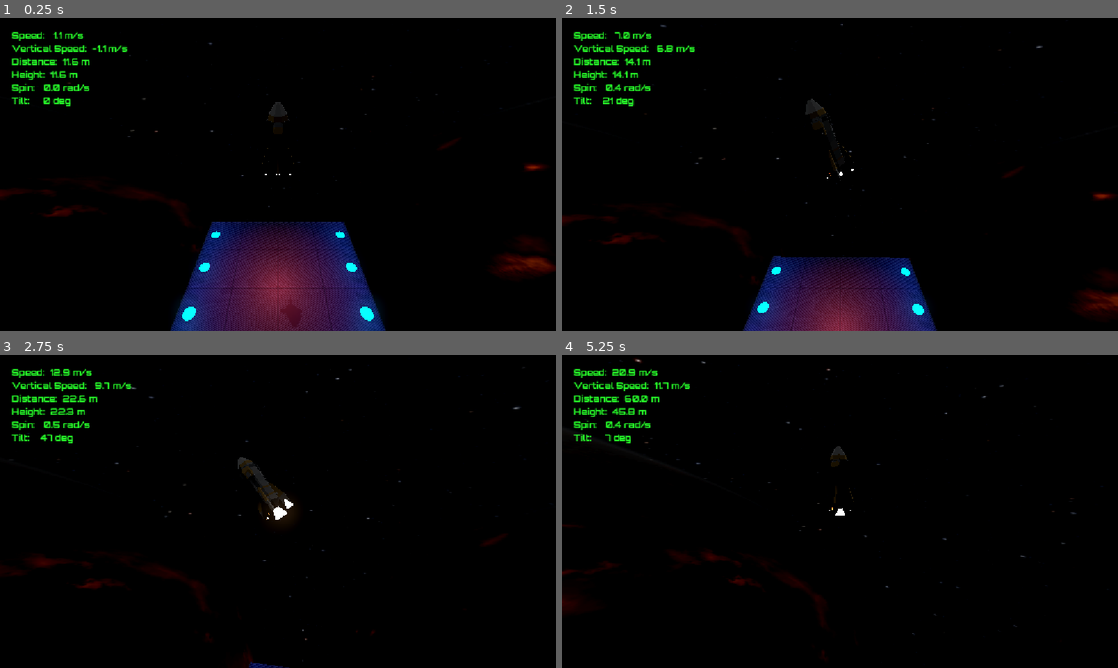
Above: before the commit, frames 1-4 (two rows, left to right).
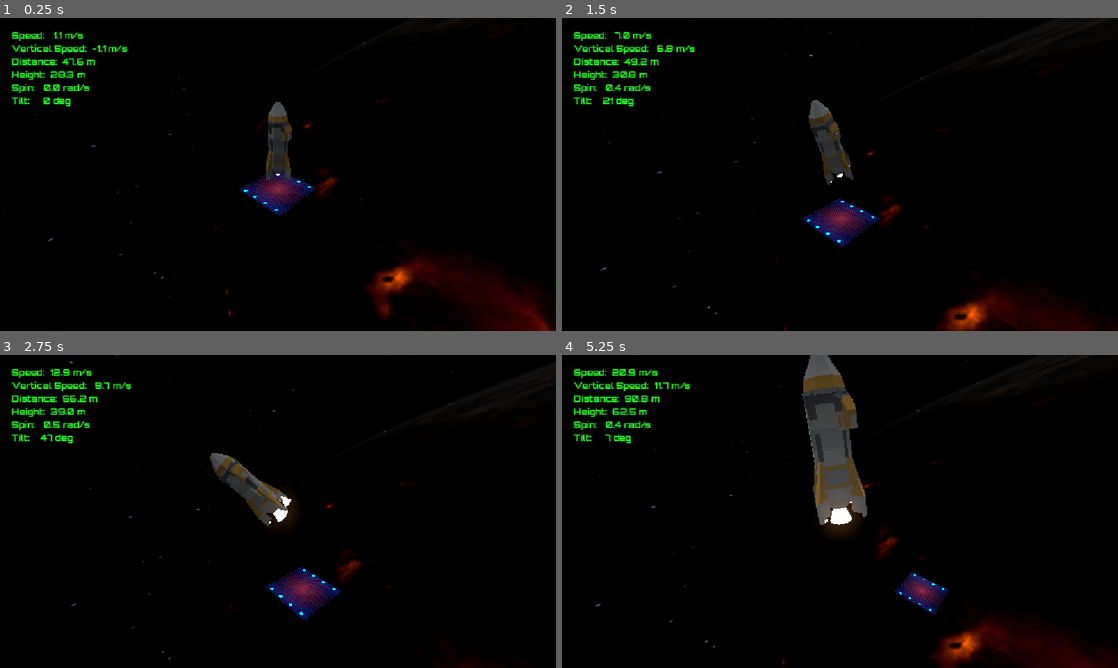
Above: after the commit, the same moments.

Repository: ChristiannYa/lander
Game: Godot game, scene res://scenes/game/game.tscn
Two runs of this game, one before a commit and one after it. Both use one fixed random seed, a clock stepped at 60 frames per second and the inputs below.
Inputs:
- Up to frame 1 (0.25 s): no input
- Up to frame 2 (1.5 s): hold L (roll_right) 0.53-1.28 s; hold W (thust) 0.53-1.28 s; hold J (pitch_down) from 1.28 s (still down); tap W (thust) at 1.35 s
- Up to frame 3 (2.75 s): release J (pitch_down) at 2.03 s; hold L (roll_right) from 2.03 s (still down); hold W (thust) from 2.03 s (still down)
- Up to frame 4 (5.25 s): release L (roll_right) at 2.78 s; release W (thust) at 2.78 s; hold K (pitch_up) 2.78-3.53 s; tap W (thust) at 2.85, 4.35 s; hold W (thust) 3.53-4.28 s; hold H (roll_left) 3.53-5.03 s; hold J (pitch_down) from 5.03 s (still down); hold W (thust) from 5.03 s (still down)

The runs differ from the first frame. In frame 1, 18% of the frame differs, in the area x 0-100%, y 2-100%; in frame 2, 13%; in frame 3, 3.5%; in frame 4, 8.4%.

Commit message:
16-camera-improved

Diff:
--- a/scenes/game/game.tscn
+++ b/scenes/game/game.tscn
@@ -27,12 +27,13 @@
 light_energy = 0.1
 shadow_enabled = true
 
-[node name="RocketCam" parent="." unique_id=787684630 node_paths=PackedStringArray("rocket") instance=ExtResource("2_lfrn8")]
+[node name="RocketCam" parent="." unique_id=787684630 node_paths=PackedStringArray("rocket", "landing_pad") instance=ExtResource("2_lfrn8")]
 transform = Transform3D(0.99999994, 0, 0, 0, 1, 0, 0, 0, 0.99999994, 0, 0, 0)
 rocket = NodePath("../Rocket")
+landing_pad = NodePath("../LandingPad")
 
 [node name="Rocket" parent="." unique_id=38822162 node_paths=PackedStringArray("landing_pad") instance=ExtResource("1_7h61r")]
-transform = Transform3D(1, 0, 0, 0, 1, 0, 0, 0, 1, 0, 11.751322, 0)
+transform = Transform3D(1, 0, 0, 0, 1, 0, 0, 0, 1, -27.887932, 28.416498, 26.252647)
 landing_pad = NodePath("../LandingPad")
 
 [node name="LandingPad" parent="." unique_id=1243908510 instance=ExtResource("2_0sr1o")]
--- a/scenes/rocket_cam/rocket_cam.gd
+++ b/scenes/rocket_cam/rocket_cam.gd
@@ -6,14 +6,25 @@
 
 
 @export var rocket: Node3D
+@export var landing_pad: Node3D
+
+
+var _last_dir := Vector3.BACK
 
 
 func _ready():
-	if rocket:
-		global_position = rocket.global_position + OFFSET
+	if rocket and landing_pad:
+		global_position = get_desired_pos()
+		look_at(rocket.global_position)
 
 func _physics_process(delta: float):
-	if not rocket: return
-	var desired: Vector3 = rocket.global_position + OFFSET
-	global_position = global_position.lerp(desired, delta * FOLLOW_SPEED)
+	if not rocket or not landing_pad: return
+	global_position = global_position.lerp(get_desired_pos(), delta * FOLLOW_SPEED)
 	look_at(rocket.global_position)
+
+func get_desired_pos() -> Vector3:
+	var to_rocket: Vector3 = rocket.global_position - landing_pad.global_position
+	to_rocket.y = 0
+	if to_rocket.length() > 1.0:
+		_last_dir = to_rocket.normalized()
+	return rocket.global_position + _last_dir * OFFSET.z + Vector3.UP * OFFSET.y
--- a/scenes/rocket_cam/rocket_cam.tscn
+++ b/scenes/rocket_cam/rocket_cam.tscn
@@ -4,3 +4,7 @@
 
 [node name="RocketCam" type="Camera3D" unique_id=787684630]
 script = ExtResource("1_8uyfb")
+
+[node name="SpotLight3D" type="SpotLight3D" parent="." unique_id=1570165086]
+light_energy = 2.0
+spot_range = 16.0
